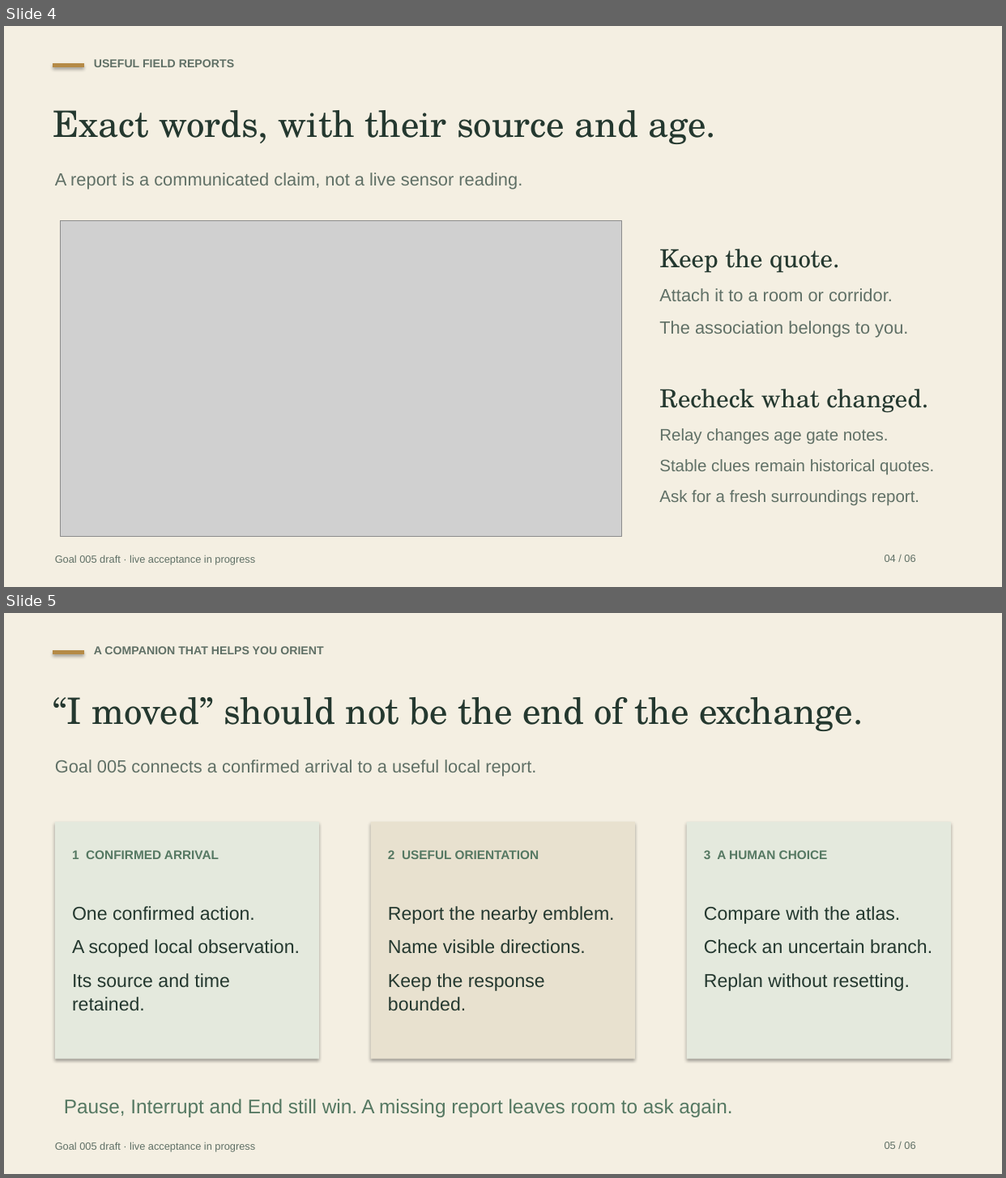
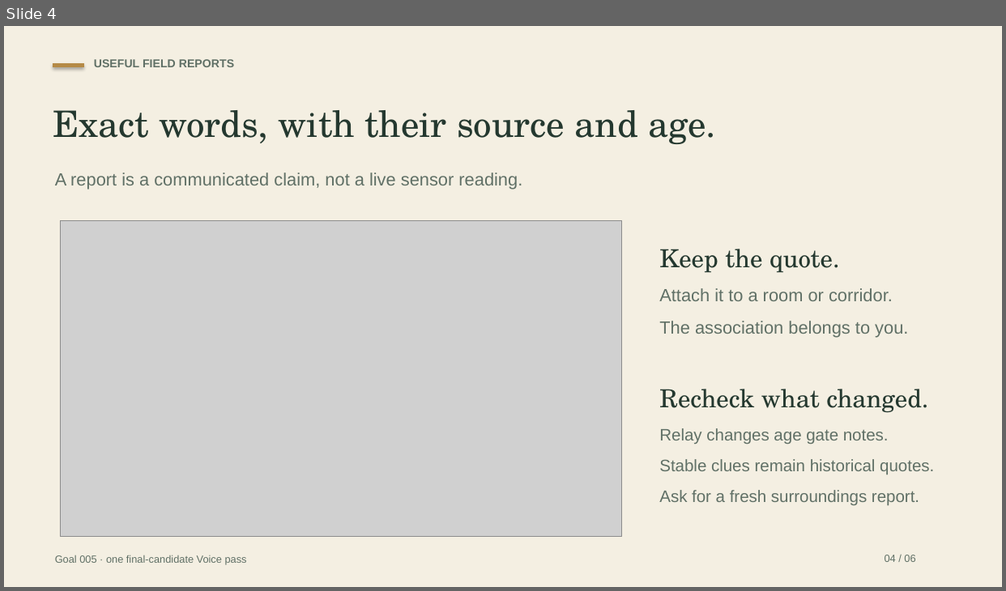
Before and after one commit to catlover-bot/talk-me-home, a slide deck: submission/Talk_Me_Home_Goal005_Pitch.pptx. Shown one above the other, each under a label of ours: slides 4 and 5 before the commit, slide 4 after it. The pictures are 1006x1178 and 1006x591 pixels, drawn with LibreOffice and Linux fonts; fonts in the diff are those of the drawing; grey boxes stand for pictures. Boxes give left, top, right and bottom in pixels: in the first picture for what was removed or moved away, otherwise in the second. Text is boxed around its words. In the diff, an @@ line names an element or a change of style, - is before the commit and + after.

Commit message:
Deliver Goal 005 evidence and local media with one verified Voice rescue
Record all eight consumed attempts, the final candidate's complete ordinary
Voice rescue, and its failed recovery sample without a remote ending ACK.
Keep the two-pass target unmet and preserve all historical accounting.

Deliver the Gallery demonstration, native pitch deck and PDF with actual
source provenance. Keep the MP4 local, public Live disabled and runtime/player
bytes identical to the frozen 2edf791 candidate.

```diff
--- a/submission/Talk_Me_Home_Goal005_Pitch.pptx
+++ b/submission/Talk_Me_Home_Goal005_Pitch.pptx
@@ slide 5 removed at (4,613,1002,1174), background #F4EFE2 @@
@@ rectangle removed at (53,650,84,654) @@
@@ text removed at (94,646,323,654) @@
-A COMPANION THAT HELPS YOU ORIENT
@@ text removed at (53,697,863,731) @@
-“I moved” should not be the end of the exchange.
@@ text removed at (55,760,536,777) @@
-Goal 005 connects a confirmed arrival to a useful local report.
@@ rectangle removed at (55,822,319,1059) @@
@@ rectangle removed at (371,822,635,1059) @@
@@ rectangle removed at (687,822,951,1059) @@
@@ text removed at (72,850,219,859) @@
-1 CONFIRMED ARRIVAL
@@ text removed at (388,850,539,859) @@
-2 USEFUL ORIENTATION
@@ text removed at (704,850,828,859) @@
-3 A HUMAN CHOICE
@@ text removed at (72,906,300,1011) @@
-One confirmed action.
-A scoped local observation.
-Its source and time retained.
@@ text removed at (388,906,614,1011) @@
-Report the nearby emblem.
-Name visible directions.
-Keep the response bounded.
@@ text removed at (704,906,932,991) @@
-Compare with the atlas.
-Check an uncertain branch.
-Replan without resetting.
@@ text removed at (64,1099,732,1118) @@
-Pause, Interrupt and End still win. A missing report leaves room to ask again.
@@ text removed at (55,1142,255,1152) @@
-Goal 005 draft · live acceptance in progress
@@ text removed at (884,1142,915,1149) @@
-05 / 06
@@ slide 4 changed as well @@
@@ text at (55,555,247,565): text changed @@
-Goal 005 draft · live acceptance in progress
+Goal 005 · one final-candidate Voice pass
```
Also in this commit, not shown: 4 other slides changed, 1 slide added, 38 other files.
